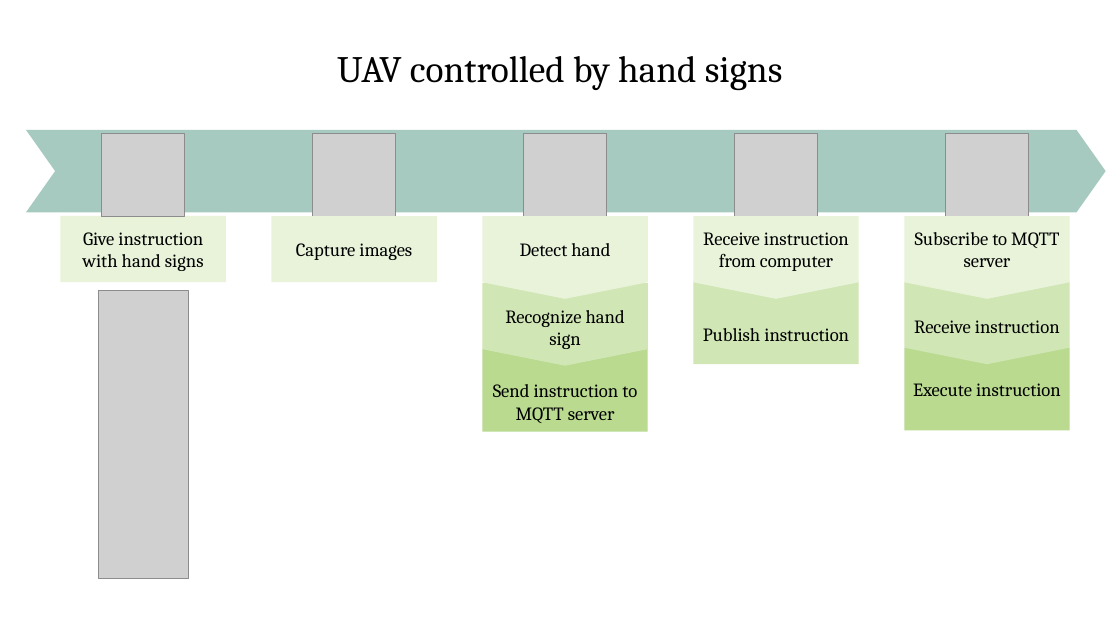
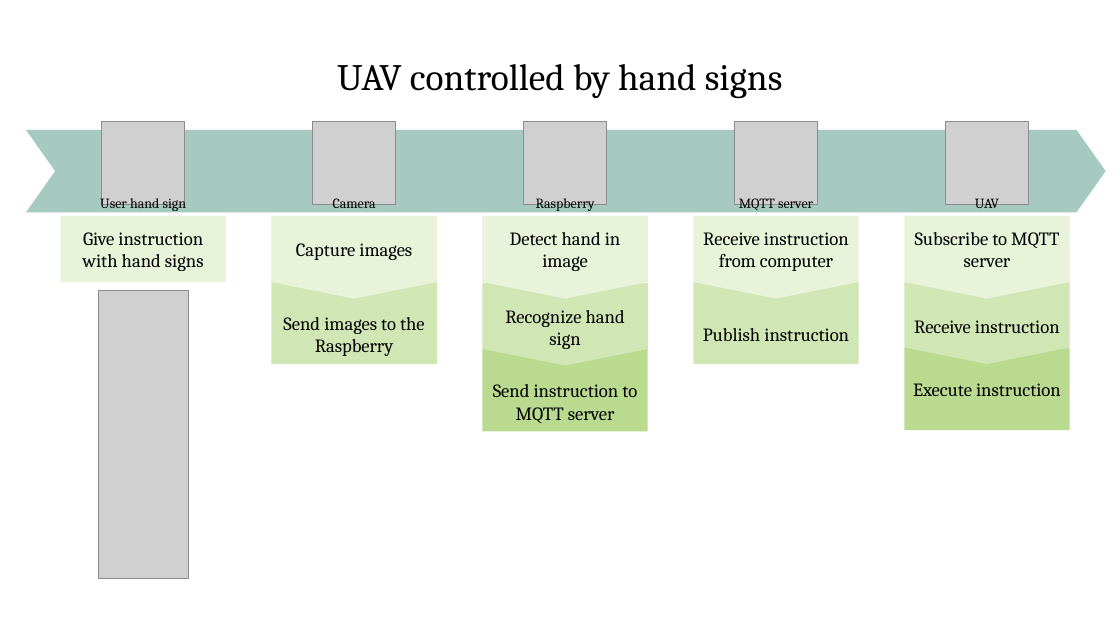
Before and after one commit to RobKenobi/Yondu, a slide deck: slide 1 of Diagram/Use case diagram.pptx. Drawn at 1120x630 pixels with LibreOffice and Linux fonts; fonts in the diff are those of the drawing; grey boxes stand for pictures. Boxes give left, top, right and bottom in pixels: in the first picture for what was removed or moved away, otherwise in the second. Text is boxed around its words. In the diff, an @@ line names an element or a change of style, - is before the commit and + after.

```diff
--- a/Diagram/Use case diagram.pptx
+++ b/Diagram/Use case diagram.pptx
@@ text "UAV controlled by hand signs" moved from (x1=337, y1=56, x2=783, y2=91) to (x1=337, y1=64, x2=783, y2=99) @@
@@ 5 pictures moved together from (x1=102, y1=134, x2=1028, y2=216) to (x1=102, y1=121, x2=1028, y2=203) @@
@@ text added at (x1=100, y1=195, x2=187, y2=211), 12 pt, text #000000 @@
+User hand sign
@@ text added at (x1=333, y1=195, x2=376, y2=208), 12 pt, text #000000 @@
+Camera
@@ text added at (x1=536, y1=195, x2=595, y2=211), 12 pt, text #000000 @@
+Raspberry
@@ text added at (x1=739, y1=195, x2=813, y2=211), 12 pt, text #000000 @@
+MQTT server
@@ text added at (x1=975, y1=195, x2=999, y2=208), 12 pt, text #000000 @@
+UAV
@@ flow chart offpage connector "Capture images" resized from (x1=271, y1=216, x2=437, y2=282) to (x1=271, y1=216, x2=437, y2=298) @@
@@ flow chart offpage connector "Capture images" at (x1=271, y1=216, x2=437, y2=298): rectangle to flow chart offpage connector @@
@@ text in flow chart offpage connector at (x1=510, y1=232, x2=621, y2=271): text changed @@
-Detect hand
+Detect hand in image
@@ rectangle added at (x1=271, y1=281, x2=437, y2=364), fill #D1E6B5, 16 pt, text #000000 @@
+Send images to the Raspberry
```
Also in this commit, not shown: 1 other file.
